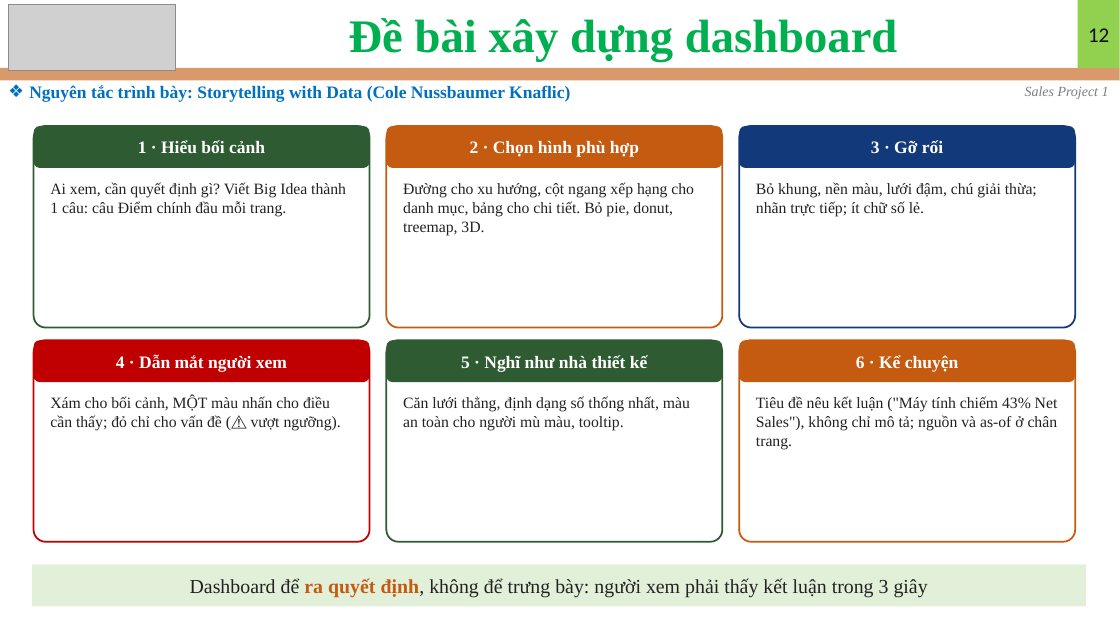
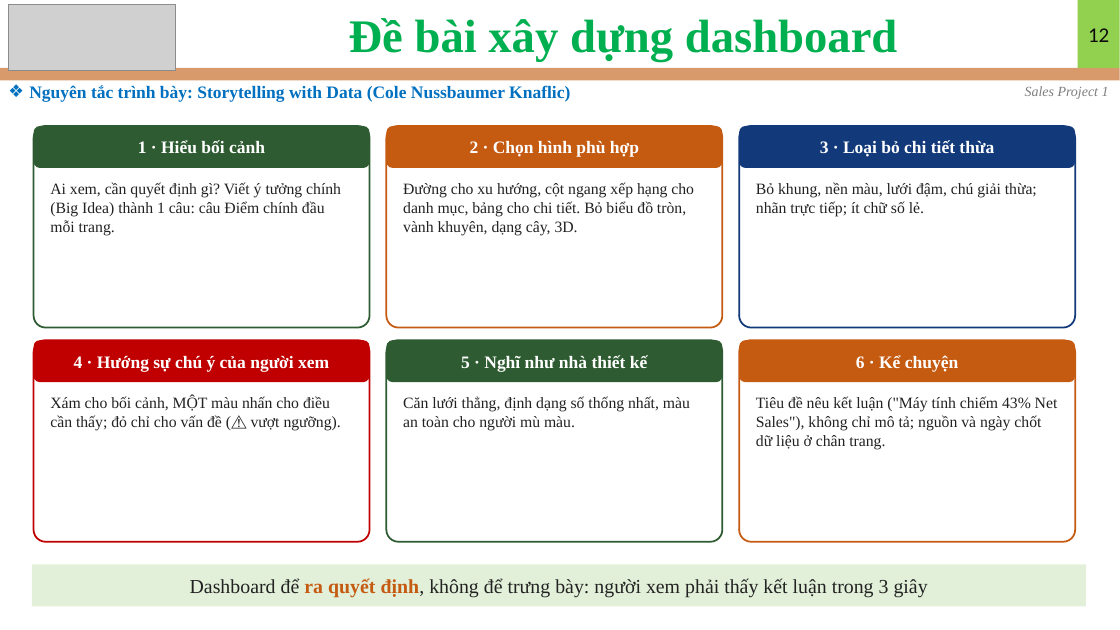
Before and after one commit to nguyennguyenphuc/eDA-Mentor, a slide deck: slide 12 of Sales/Sales Data/Project 1/Slide_Project_1.pptx. Drawn at 1120x630 pixels with LibreOffice and Linux fonts; fonts in the diff are those of the drawing; grey boxes stand for pictures. Boxes give left, top, right and bottom in pixels: in the first picture for what was removed or moved away, otherwise in the second. Text is boxed around its words. In the diff, an @@ line names an element or a change of style, - is before the commit and + after.

```diff
--- a/Sales/Sales Data/Project 1/Slide_Project_1.pptx
+++ b/Sales/Sales Data/Project 1/Slide_Project_1.pptx
@@ text in rounded rectangle at (x1=820, y1=140, x2=994, y2=157): text changed @@
-3 · Gỡ rối
+3 · Loại bỏ chi tiết thừa
@@ text at (x1=50, y1=182, x2=341, y2=235): text changed @@
-Ai xem, cần quyết định gì? Viết Big Idea thành 1 câu: câu Điểm chính đầu mỗi trang.
+Ai xem, cần quyết định gì? Viết ý tưởng chính (Big Idea) thành 1 câu: câu Điểm chính đầu mỗi trang.
@@ text at (x1=403, y1=182, x2=694, y2=235): text changed @@
-Đường cho xu hướng, cột ngang xếp hạng cho danh mục, bảng cho chi tiết. Bỏ pie, donut, treemap, 3D.
+Đường cho xu hướng, cột ngang xếp hạng cho danh mục, bảng cho chi tiết. Bỏ biểu đồ tròn, vành khuyên, dạng cây, 3D.
@@ text in rounded rectangle at (x1=74, y1=356, x2=329, y2=372): text changed @@
-4 · Dẫn mắt người xem
+4 · Hướng sự chú ý của người xem
@@ text at (x1=403, y1=396, x2=690, y2=431): text changed @@
-Căn lưới thẳng, định dạng số thống nhất, màu an toàn cho người mù màu, tooltip.
+Căn lưới thẳng, định dạng số thống nhất, màu an toàn cho người mù màu.
@@ text at (x1=756, y1=396, x2=1058, y2=450): text changed @@
-Tiêu đề nêu kết luận ("Máy tính chiếm 43% Net Sales"), không chỉ mô tả; nguồn và as-of ở chân trang.
+Tiêu đề nêu kết luận ("Máy tính chiếm 43% Net Sales"), không chỉ mô tả; nguồn và ngày chốt dữ liệu ở chân trang.
```
Also in this commit, not shown: 39 other slides changed, 24 other files.
